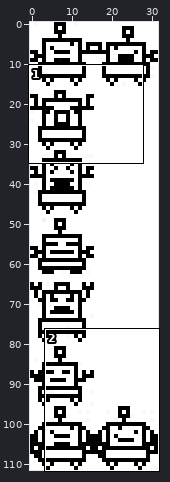
Two versions of one sprite sheet, source/IMG/Robot Extended.png. The first picture is a wide view before the edit; the outline marks the close-up.
Close-up. Old version:
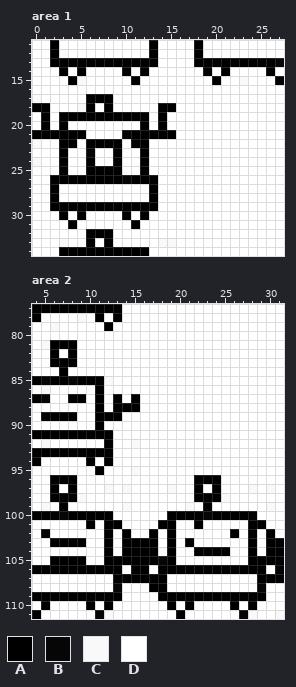
The file is 32x112 pixels. Colours within 5 levels of each other are drawn and written as one. Shown: area 1: x 0..27, y 11..34; area 2: x 4..31, y 77..111.
Palette (. is transparent): A #000000  B #060606  C #f9f9f9  D #ffffff
Pixels before, area 1, first column x 0:
11 DDADDDDDDDDDDADDDDADDDDDDDDD
12 DDACDDDDDDDDDADDDDADDDDDDDDD
13 DDAAAAAAAAAAAADDDDAAAAAAAAAB
14 DDDADADDDDADADDDDDDADADDDDAD
15 DDDDACDDDDDADDDDDDDDADDCDDDA
16 DDDDDDDDDDDDDDDDDDDDDDDDDDDD
17 CDDDDDAAADDDDDDDDDDDDDDDDDDD
18 AADDDCADADDDDDAADDDDDDDDDDDD
19 DADAAAAAAAAAADADDDDDDDDDDDDD
20 DADADDDDDDDDADADDDDDDDDDDDDD
21 AAAAAADDDDBAAAAADDDDDDDDDDDD
22 CDDAADAAAADAADDDDDDDDDDDDDDD
23 DDDADDBDDADDADDDDDDDDDDDDDDD
24 CDDADDADDADDADDDDDDDDDDDDDDD
25 DDDADDAAAADDADDDDDDDDDDDDDDD
26 DDAAAAAAAABAAADDDDDDDDDDDDDD
27 DDADDDDDDDDDDADDDDDDDDDDDDDD
28 DDADDDDDDDDDDADDDDDDDDDDDDDD
29 DDAAAAAAAAAAAADDDDDDDDDDDDDD
30 DDDADADDDDADADDDDDDDDDDDDDDD
31 DDDDADDDDDDADDDDDDDDDDDDDDDD
32 DDDDDDAAADDDDDDDDDDDDDDDDDDD
33 DDDCDDADADDDDDCCDDDDDDDDDDDD
34 DDDAAAAAAAAAADDDDDDDDDDDDDDD
Pixels before, area 2, first column x 4:
 77 AAAAAAAAAADDDDDDDDDDDDDDDDDD
 78 ADDDDCDADADDDDDDDDDDDDDDDDDD
 79 DDCDDDDDADDDDDDDDDDDDDDDDDDD
 80 DDDDDDDDDDDDDDDDDDDDDDDDDDDD
 81 DCAAADDDDDDDDDDDDDDDDDDDDDDD
 82 DDADADDDDDDDDDDDDDDDDDDDDDDD
 83 DDAAADDDDDDDDDDDDDDDDDDDDDDD
 84 DDDADDDDDDDDDDDDDDDDDDDDDDDD
 85 ABAABAAACDDDDDDDDDDDDDDDDDDD
 86 DCDDDDDADDDDDDDDDDDDDDDDDDDD
 87 ABDDAADADADADDDDDDDDDDDDDDDD
 88 DDDDDDDADAAADDDDDDDDDDDDDDDD
 89 DAAAADDAAADDDDDDDDDDDDDDDDDD
 90 DDDDDDDADDDDDDDDDDDDDDDDDDDD
 91 AAAAAAAAADDDDDDDDDDDDDDDDDDD
 92 DCDDDDDDADDCDDDDDDDDDDDDDDDD
 93 AAAAAAAAADDDDDDDDDDDDDDDDDDD
 94 ADDDDDADADDDDDDDDDDDDDDDDDDD
 95 DDDDDDDADDDCDDDDDDDDDDDDDDDD
 96 DDAAADDDDDDDDDDDDDAAADDDDDDD
 97 DDADADDDCDCDDDDCDDADADDDCDCD
 98 DDAAACDDDDDDDDDDDDAAACDDDDDD
 99 DCDADDDDDDCDDDDDDCDADDDDDDCD
100 AAABAAAAADDDDDDAAAABAAAAADDD
101 DDDDDDADAADDDDAADDADDDDDAADD
102 DADDDDDDADADDADADDDDDDADADAD
103 DDAAAADDADAAAADADADDDDDDADAA
104 DDDDDDDDADAAAACADDAAAADDADAA
105 DDAAAADDAAAAAABADDDDDDDDAAAA
106 AAAAAAAAAADAADAAAAAAAAAAAADA
107 DDDDDDDDDAAAAAADDDDDDDDDDAAA
108 DDDDDDDDDBDDDAADDDDDDDDDDBDD
109 AAAAAAAAAADDDDAAAAAAAAAAAADD
110 DADDDDADADDDDDDADADDDDADADDD
111 ADDDDDDBCDDDDDDDADDDDDDBCDDC
And afterwards:
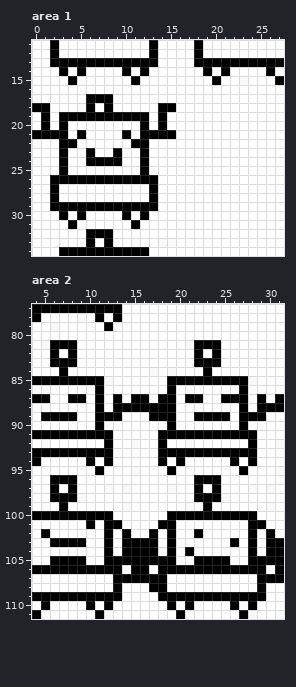
Difference:
{"where": "area 1"}
{"y":21,"x":4,"old":"A","new":"D"}
{"y":21,"x":11,"old":"A","new":"D"}
{"y":22,"x":6,"old":"AAAA","new":"DDDD"}
{"y":23,"x":6,"old":"B","new":"A"}
{"y":24,"x":7,"old":"DD","new":"AA"}
{"y":25,"x":6,"old":"AAAA","new":"DDDD"}
{"where": "area 2"}
{"y":81,"x":21,"old":"DDDD","new":"CAAA"}
{"y":82,"x":22,"old":"D","new":"A"}
{"y":82,"x":24,"old":"D","new":"A"}
{"y":83,"x":22,"old":"DDD","new":"AAA"}
{"y":84,"x":17,"old":"D","new":"C"}
{"y":84,"x":19,"old":"D","new":"C"}
{"y":84,"x":23,"old":"D","new":"A"}
{"y":85,"x":19,"old":"DDDDDDDDDD","new":"AABAABAAAC"}
{"y":86,"x":19,"old":"D","new":"A"}
{"y":86,"x":21,"old":"D","new":"C"}
{"y":86,"x":27,"old":"D","new":"A"}
{"y":87,"x":16,"old":"D","new":"A"}
{"y":87,"x":18,"old":"DD","new":"AA"}
{"y":87,"x":21,"old":"DD","new":"AB"}
{"y":87,"x":25,"old":"DDD","new":"AAA"}
{"y":87,"x":29,"old":"D","new":"A"}
{"y":87,"x":31,"old":"D","new":"A"}
{"y":88,"x":16,"old":"DDDD","new":"AAAA"}
{"y":88,"x":27,"old":"D","new":"A"}
{"y":88,"x":29,"old":"DDD","new":"AAA"}
{"y":89,"x":17,"old":"DDD","new":"AAA"}
{"y":89,"x":22,"old":"DDDD","new":"AAAA"}
{"y":89,"x":27,"old":"DDD","new":"AAA"}
{"y":90,"x":19,"old":"D","new":"A"}
{"y":90,"x":27,"old":"D","new":"A"}
{"y":91,"x":18,"old":"DDDDDDDDDDD","new":"AAAAAAAAAAA"}
{"y":92,"x":18,"old":"D","new":"A"}
{"y":92,"x":21,"old":"D","new":"C"}
{"y":92,"x":28,"old":"D","new":"A"}
{"y":92,"x":31,"old":"D","new":"C"}
{"y":93,"x":18,"old":"DDDDDDDDDDD","new":"AAAAAAAAAAA"}
{"y":94,"x":18,"old":"D","new":"A"}
{"y":94,"x":20,"old":"D","new":"A"}
{"y":94,"x":26,"old":"D","new":"A"}
{"y":94,"x":28,"old":"D","new":"A"}
{"y":95,"x":19,"old":"D","new":"A"}
{"y":95,"x":27,"old":"D","new":"A"}
{"y":95,"x":31,"old":"D","new":"C"}
{"y":101,"x":22,"old":"A","new":"D"}
{"y":102,"x":22,"old":"D","new":"A"}
{"y":102,"x":26,"old":"A","new":"D"}
{"y":103,"x":21,"old":"A","new":"D"}
{"y":103,"x":26,"old":"D","new":"A"}
{"y":104,"x":21,"old":"DAAAA","new":"ADDDD"}
{"y":105,"x":22,"old":"DDDD","new":"AAAA"}
{"label":"changed","picture_box":[68,130,140,175]}
{"label":"changed","picture_box":[140,340,284,475]}
{"label":"changed","picture_box":[185,520,239,565]}
